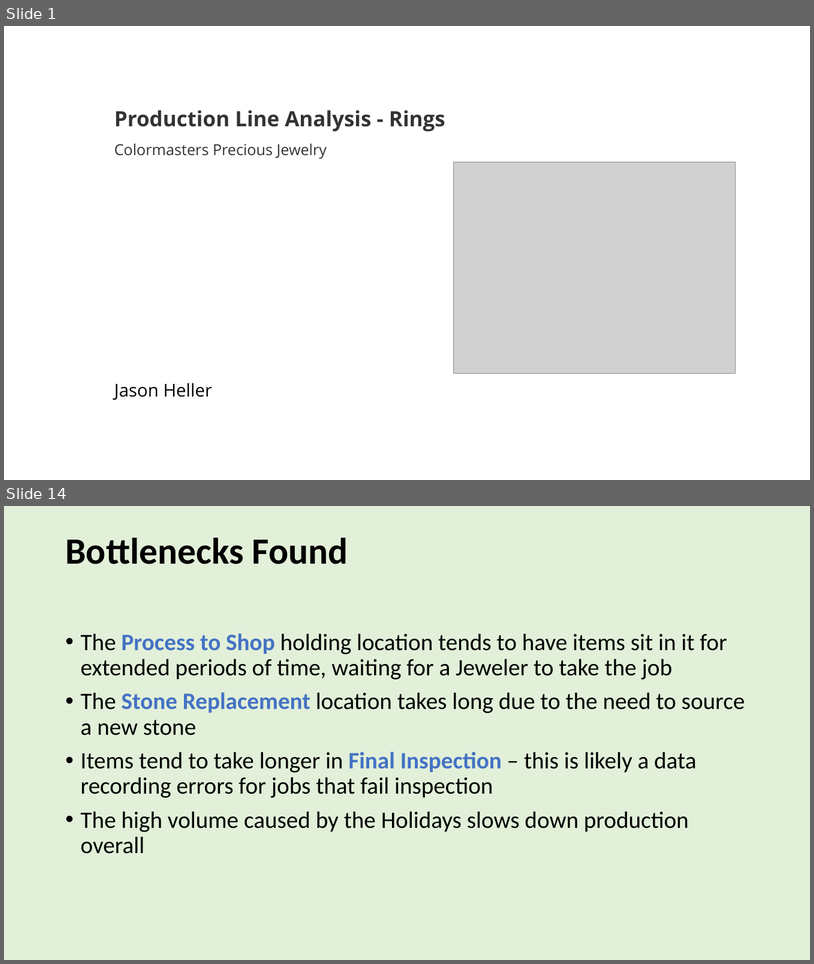
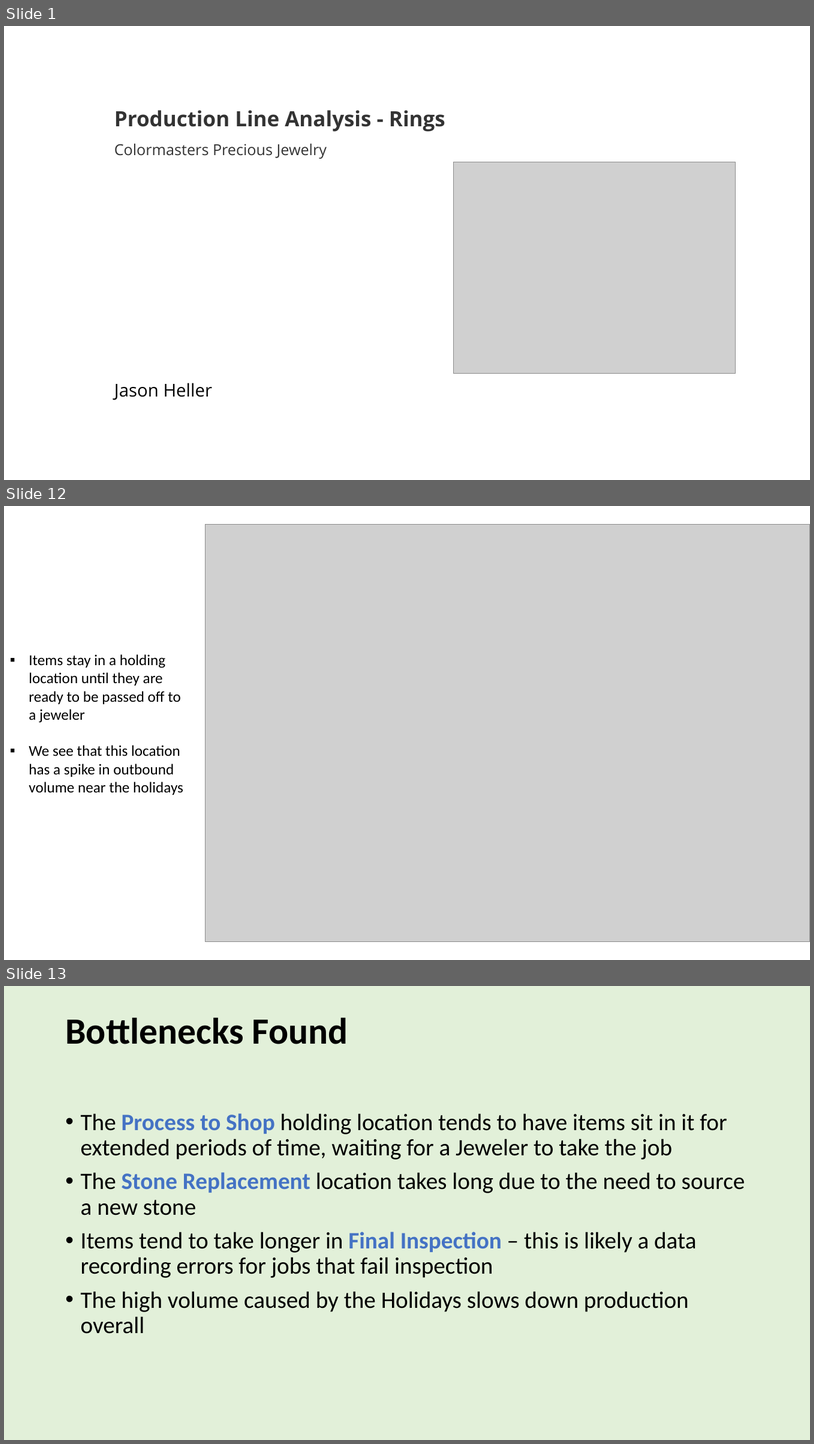
Before and after one commit to jason-heller/CMPJ_ProductionLine, a slide deck: CSI Data Analytics Bootcamp Capstone.pptx. Shown one above the other, each under a label of ours: slides 1 and 14 before the commit, slides 1, 12 and 13 after it; the slides between them are not shown. The pictures are 814x964 and 814x1444 pixels, drawn with LibreOffice and Linux fonts; fonts in the diff are those of the drawing; grey boxes stand for pictures. Boxes give left, top, right and bottom in pixels: in the first picture for what was removed or moved away, otherwise in the second. Text is boxed around its words. In the diff, an @@ line names an element or a change of style, - is before the commit and + after.

```diff
--- a/CSI Data Analytics Bootcamp Capstone.pptx
+++ b/CSI Data Analytics Bootcamp Capstone.pptx
@@ slide 12 added at (4, 506, 810, 960), background #FFFFFF @@
@@ picture added at (206, 524, 810, 941) @@
@@ text added at (29, 654, 183, 795), 18 pt, text #000000 @@
+▪ Items stay in a holding location until they are ready to be passed off to a jeweler
+▪ We see that this location has a spike in outbound volume near the holidays
@@ what was slide 14 is now slide 13 @@
```
Also in this commit, not shown: 3 slides changed, 6 other slides added, 8 slides removed, 5 other files.
